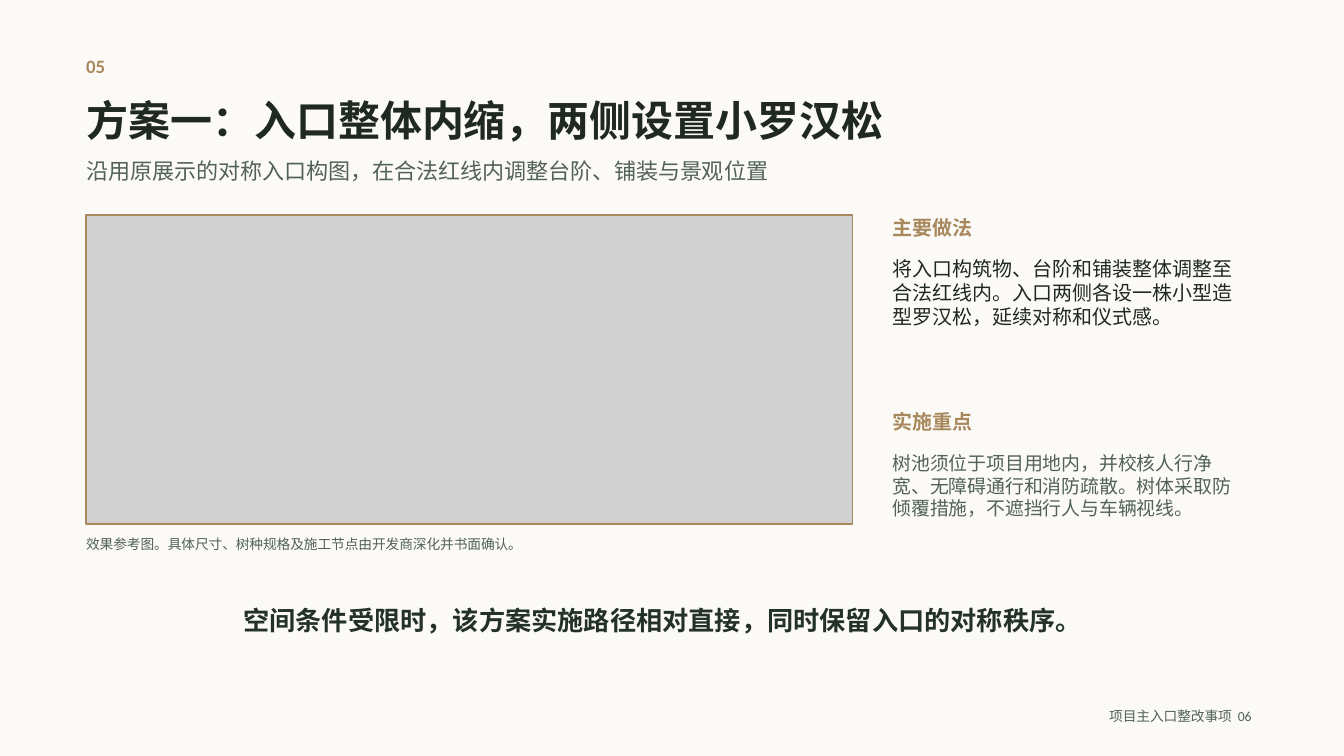
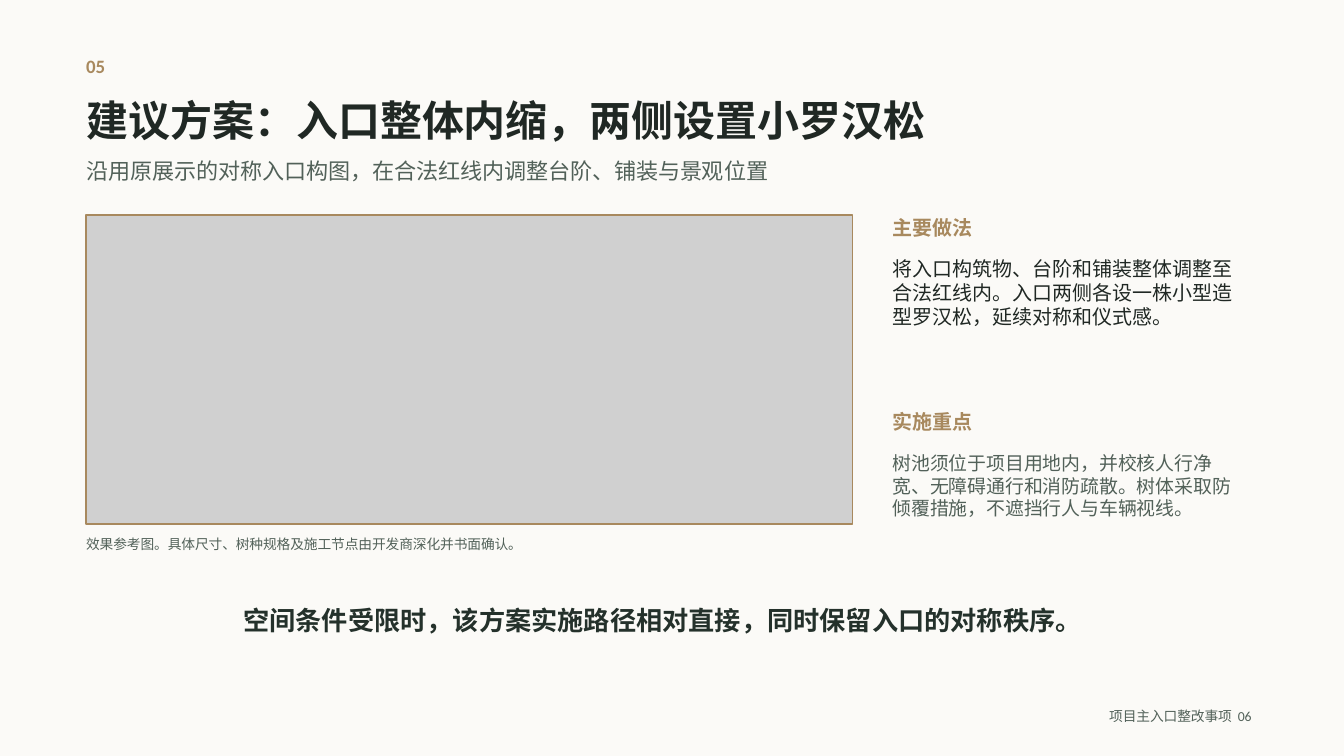
Before and after one commit to jwcesign/entrance-remediation-public-site, a slide deck: slide 6 of files/project-entrance-owner-opinion.pptx. Drawn at 1344x756 pixels with LibreOffice and Linux fonts; fonts in the diff are those of the drawing; grey boxes stand for pictures. Boxes give left, top, right and bottom in pixels: in the first picture for what was removed or moved away, otherwise in the second. Text is boxed around its words. In the diff, an @@ line names an element or a change of style, - is before the commit and + after.

```diff
--- a/files/project-entrance-owner-opinion.pptx
+++ b/files/project-entrance-owner-opinion.pptx
@@ text at (86, 100, 926, 142): text changed @@
-方案一：入口整体内缩，两侧设置小罗汉松
+建议方案：入口整体内缩，两侧设置小罗汉松
```
Also in this commit, not shown: 2 other slides changed, 1 slide removed, 6 other files.
